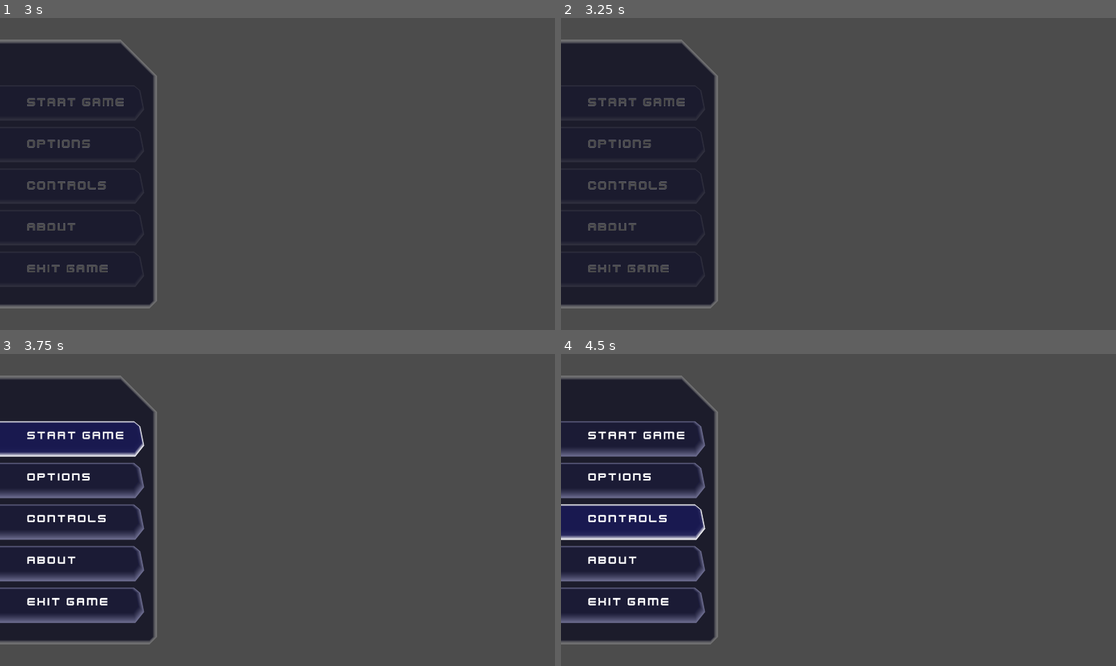
Above: before the commit, frames 1-4 (two rows, left to right).
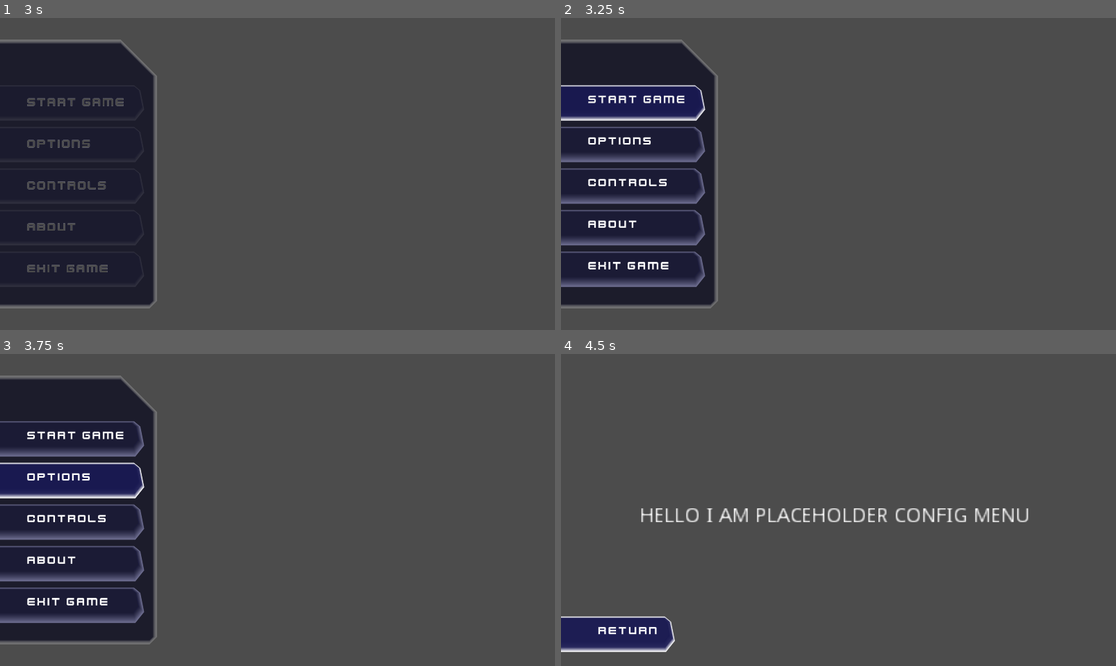
Above: after the commit, the same moments.

Repository: newwby/ddat-gpf.runtime
Game: Godot game, scene res://src/runtime/main.tscn
The game is run twice, just before and just after one commit, with the same random seed, the same clock (stepped at 60 frames per second) and the same inputs.
Inputs (mouse positions are in pixels of both pictures, inside the frame that each line leads up to):
- Up to frame 1 (3 s): tap Enter at 0.5, 1.25 s; move the mouse to (399, 158) at 0.52 s; click (399, 158) at 0.67 s; move the mouse to (166, 189) at 1.27 s; click (166, 189) at 1.42 s; move the mouse to (333, 105) at 2.02 s; click (333, 105) at 2.17 s; move the mouse to (249, 236) at 2.77 s; click (249, 236) at 2.92 s
- Up to frame 2 (3.25 s): no input
- Up to frame 3 (3.75 s): click (83, 481) at 3.5 s, where only the run after the commit has a clickable "OPTIONS"
- Up to frame 4 (4.5 s): click "CONTROLS" (after the commit: "RETURN") at 4.25 s

Frame 1 is identical in both runs. In frame 2, 7.2% of the frame differs, in the area x 0-27%, y 21-87%; in frame 3, 4.5%; in frame 4, 24%, in the area x 0-85%, y 6-96%.

Commit message:
title main fade-in update
sped up by 0.6s

Diff:
--- a/src/runtime/state_title/title_handler.tscn
+++ b/src/runtime/state_title/title_handler.tscn
@@ -69,11 +69,28 @@
 mouse_filter = 2
 
 [node name="MenuTitleMain" parent="TitleMenuCanvas/Root/MenuHolder" instance=ExtResource( 4 )]
+margin_left = 0.0
+margin_right = 1920.0
 
 [node name="Main" parent="TitleMenuCanvas/Root/MenuHolder/MenuTitleMain" index="0"]
 __meta__ = {
 "_edit_use_anchors_": false
 }
+
+[node name="StartGame" parent="TitleMenuCanvas/Root/MenuHolder/MenuTitleMain/Main/Left/ButtonMargin/ButtonContainer" index="0"]
+self_modulate = Color( 1, 1, 1, 1 )
+
+[node name="ToConfigMenu" parent="TitleMenuCanvas/Root/MenuHolder/MenuTitleMain/Main/Left/ButtonMargin/ButtonContainer" index="1"]
+self_modulate = Color( 1, 1, 1, 1 )
+
+[node name="ToControlsMenu" parent="TitleMenuCanvas/Root/MenuHolder/MenuTitleMain/Main/Left/ButtonMargin/ButtonContainer" index="2"]
+self_modulate = Color( 1, 1, 1, 1 )
+
+[node name="ToAboutMenu" parent="TitleMenuCanvas/Root/MenuHolder/MenuTitleMain/Main/Left/ButtonMargin/ButtonContainer" index="3"]
+self_modulate = Color( 1, 1, 1, 1 )
+
+[node name="ExitGame" parent="TitleMenuCanvas/Root/MenuHolder/MenuTitleMain/Main/Left/ButtonMargin/ButtonContainer" index="4"]
+self_modulate = Color( 1, 1, 1, 1 )
 
 [node name="MenuConfigurationOptions" parent="TitleMenuCanvas/Root/MenuHolder" instance=ExtResource( 5 )]
 
--- a/src/runtime/state_title/title_menus/title_main/anim_opening_first_open.tres
+++ b/src/runtime/state_title/title_menus/title_main/anim_opening_first_open.tres
@@ -2,7 +2,7 @@
 
 [resource]
 resource_name = "first_open"
-length = 2.0
+length = 1.4
 tracks/0/type = "value"
 tracks/0/path = NodePath("Main/Left/ButtonMargin/ButtonContainer/StartGame:self_modulate")
 tracks/0/interp = 1
